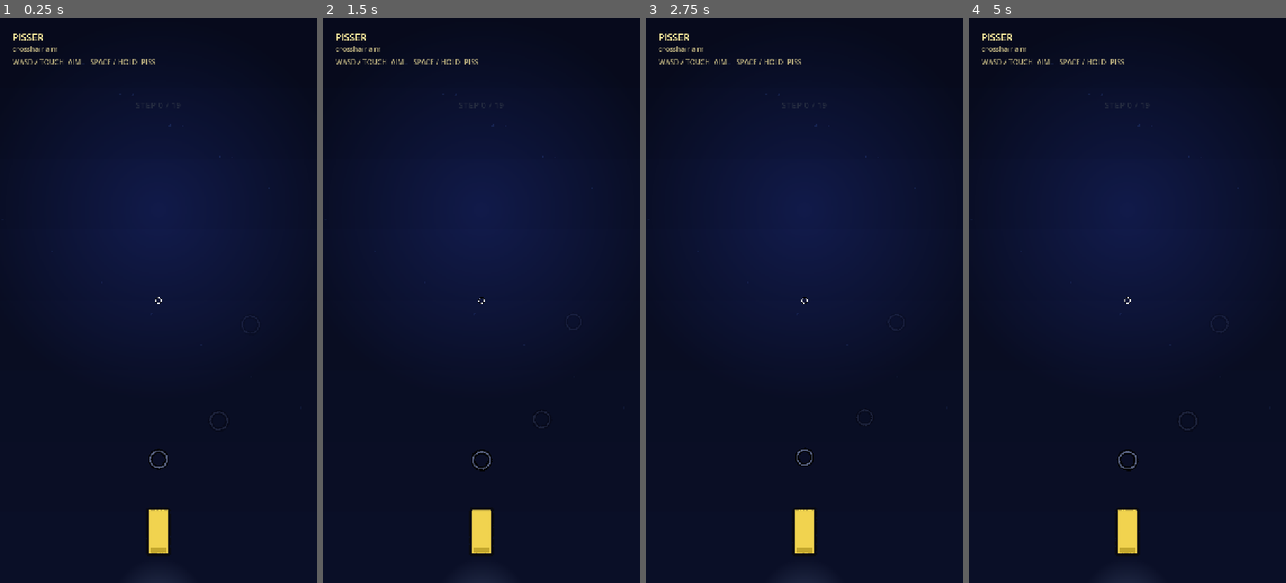
Above: before the commit, frames 1-4 (left to right).
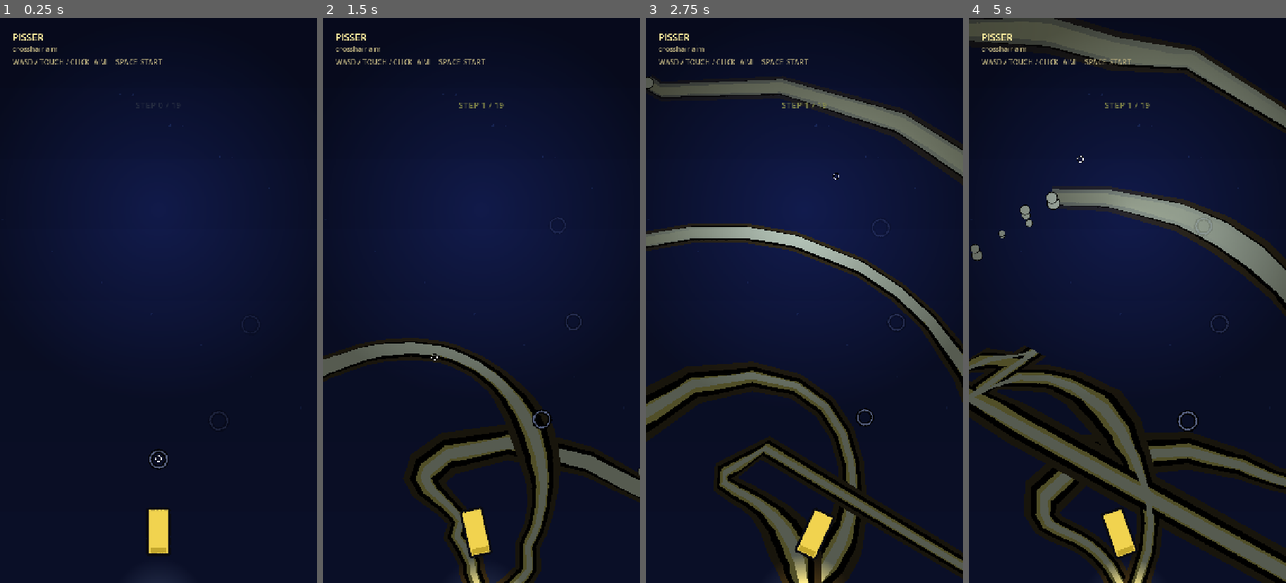
Above: after the commit, the same moments.

Repository: x3cca/girls-piss
Game: Godot game, scene res://scenes/smoke_test.tscn
Same seed, same stepped clock (60 frames per second), same inputs: the game is played once before the commit and once after it.
Inputs (mouse positions are in pixels of both pictures, inside the frame that each line leads up to):
- Up to frame 1 (0.25 s): no input
- Up to frame 2 (1.5 s): tap Enter at 0.5 s; move the mouse to (551, 272) at 0.52 s; hold Right 0.53-1.25 s; tap Space at 0.6, 0.77, 1.07 s; click (551, 272) at 0.67 s; drag from (418, 328) to (465, 413) at 1.27 s
- Up to frame 3 (2.75 s): move the mouse to (836, 176) at 2.02 s; hold Right from 2.03 s (still down); tap Tab at 2.1 s; click (836, 176) at 2.17 s; tap Space at 2.3 s
- Up to frame 4 (5 s): release Right at 2.75 s; drag from (1111, 413) to (1032, 215) at 2.77 s; move the mouse to (1222, 385) at 3.52 s; hold Left 3.53-4.25 s; tap Delete at 3.6 s; click (1222, 385) at 3.67 s; tap Space at 3.77, 3.8, 4.07 s; drag from (1032, 215) to (1079, 159) at 4.27 s

The runs differ from the first frame. In frame 1, 0.2% of the frame differs, in the area x 20-52%, y 7-79%; in frame 2, 11%; in frame 3, 19%; in frame 4, 27%, in the area x 0-100%, y 0-100%.

Commit message:
Make stream start persistent

Diff:
--- a/scripts/hud.gd
+++ b/scripts/hud.gd
@@ -122,7 +122,7 @@
 	draw_string(
 		font,
 		safe.position + Vector2(0, 78),
-		"WASD / TOUCH  AIM     SPACE / HOLD  PISS",
+		"WASD / TOUCH / CLICK  AIM     SPACE  START",
 		HORIZONTAL_ALIGNMENT_LEFT,
 		-1,
 		16,
--- a/scripts/input_controller.gd
+++ b/scripts/input_controller.gd
@@ -4,13 +4,14 @@
 
 ## Unified desktop/touch input for the portrait prototype.
 ## WASD moves one crosshair target, a single touch places that target directly,
-## and Space/holding a touch gates the stream. The stream owns the easing from
+## and Space/touch/left mouse starts the stream. The stream owns the easing from
 ## this target to the actual shot endpoint.
 
 signal aim_target_changed(position: Vector2)
 signal touch_target_changed(position: Vector2, active: bool)
 
 @export var target_move_speed := 620.0
+@export var force_pissing_after_start := true
 
 var target_position := Vector2.ZERO
 var input_mode := "desktop"
@@ -24,7 +25,9 @@
 var _move_up_pressed := false
 var _move_down_pressed := false
 var _space_pressed := false
+var _mouse_pressed := false
 var _pissing := false
+var _has_started_pissing := false
 
 
 func _ready() -> void:
@@ -42,7 +45,7 @@
 
 
 func process_frame(delta: float) -> void:
-	if _touch_index == -1:
+	if _touch_index == -1 and not _mouse_pressed:
 		var movement := Vector2(
 			float(_move_right_pressed) - float(_move_left_pressed),
 			float(_move_down_pressed) - float(_move_up_pressed),
@@ -77,6 +80,17 @@
 		var drag := event as InputEventScreenDrag
 		if drag.index == _touch_index:
 			_update_touch_target(drag.position)
+	elif event is InputEventMouseButton:
+		var mouse_button := event as InputEventMouseButton
+		if mouse_button.button_index != MOUSE_BUTTON_LEFT:
+			return
+		if mouse_button.pressed:
+			_claim_mouse(mouse_button.position)
+		else:
+			_release_mouse()
+	elif event is InputEventMouseMotion and _mouse_pressed:
+		var mouse_motion := event as InputEventMouseMotion
+		_update_mouse_target(mouse_motion.position)
 
 
 func _update_keyboard_state(event: InputEventKey) -> void:
@@ -110,13 +124,15 @@
 
 
 func is_pissing() -> bool:
-	return _pissing
+	return _has_started_pissing if force_pissing_after_start else _pissing
 
 
 func reset_input() -> void:
 	_touch_index = -1
 	_touch_position = Vector2.ZERO
+	_mouse_pressed = false
 	_space_pressed = false
+	_has_started_pissing = false
 	_pissing = false
 	_move_left_pressed = false
 	_move_right_pressed = false
@@ -129,10 +145,10 @@
 
 
 func _claim_touch(index: int, position: Vector2) -> void:
-	if _touch_index != -1:
+	if _touch_index != -1 or _mouse_pressed:
 		return
 	_touch_index = index
-	_pissing = true
+	_begin_pissing()
 	_update_touch_target(position)
 
 
@@ -153,8 +169,32 @@
 	set_target_position(position)
 
 
+func _claim_mouse(position: Vector2) -> void:
+	if _touch_index != -1 or _mouse_pressed:
+		return
+	_mouse_pressed = true
+	_begin_pissing()
+	_update_mouse_target(position)
+
+
+func _release_mouse() -> void:
+	_mouse_pressed = false
+	_update_pissing()
+
+
+func _update_mouse_target(position: Vector2) -> void:
+	set_target_position(position)
+
+
+func _begin_pissing() -> void:
+	_pissing = true
+	_has_started_pissing = true
+
+
 func _update_pissing() -> void:
 	_pissing = _space_pressed or _touch_index != -1
+	if _pissing:
+		_has_started_pissing = true
 
 
 func _default_target_position() -> Vector2:
--- a/scripts/main.gd
+++ b/scripts/main.gd
@@ -56,6 +56,7 @@
 			if collision_body:
 				collision_body.collision_layer = 0
 	stream.input_controller = input_controller
+	input_controller.set_target_position(shape_trace.get_checkpoint_position(0))
 	stream.wet_target_hit.connect(_on_wet_target_hit)
 	stream.drawing_point_updated.connect(_on_drawing_point_updated)
 	stream.pulse_triggered.connect(_on_stream_pulse)
@@ -240,6 +241,7 @@
 	stream.reset_stream()
 	stream.set_live_enabled(true)
 	input_controller.reset_input()
+	input_controller.set_target_position(shape_trace.get_checkpoint_position(0))
 	input_controller.set_process_input(true)
 	input_controller.set_process(true)
 	hud.hide_completion_card()
--- a/tests/unit/test_aim_controls.gd
+++ b/tests/unit/test_aim_controls.gd
@@ -41,7 +41,7 @@
 	controller.handle_input_event(up_up)
 
 
-func test_space_only_gates_pissing_and_does_not_change_target() -> void:
+func test_space_starts_pissing_and_release_does_not_stop_by_default() -> void:
 	var controller := InputController.new()
 	add_child_autofree(controller)
 	controller.set_process(false)
@@ -59,10 +59,10 @@
 	space_up.physical_keycode = KEY_SPACE
 	space_up.pressed = false
 	controller.handle_input_event(space_up)
-	assert_false(controller.is_pissing())
+	assert_true(controller.is_pissing())
 
 
-func test_one_touch_places_crosshair_directly_and_gates_stream() -> void:
+func test_one_touch_places_crosshair_directly_and_keeps_stream_active() -> void:
 	var controller := InputController.new()
 	add_child_autofree(controller)
 	controller.set_process(false)
@@ -95,7 +95,7 @@
 	touch_up.index = 1
 	touch_up.pressed = false
 	controller.handle_input_event(touch_up)
-	assert_false(controller.is_pissing())
+	assert_true(controller.is_pissing())
 	assert_eq(controller.get_target_position(), drag.position)
 
 
@@ -109,3 +109,49 @@
 	controller.set_target_position(Vector2(99999.0, 99999.0))
 	var viewport_size := controller.get_viewport().get_visible_rect().size
 	assert_eq(controller.get_target_position(), viewport_size)
+
+
+func test_left_mouse_starts_at_the_pick_and_stays_active_after_release() -> void:
+	var controller := InputController.new()
+	add_child_autofree(controller)
+	controller.set_process(false)
+
+	var mouse_down := InputEventMouseButton.new()
+	mouse_down.button_index = MOUSE_BUTTON_LEFT
+	mouse_down.position = Vector2(410.0, 260.0)
+	mouse_down.pressed = true
+	controller.handle_input_event(mouse_down)
+
+	assert_eq(controller.get_target_position(), mouse_down.position)
+	assert_true(controller.is_pissing())
+
+	var mouse_motion := InputEventMouseMotion.new()
+	mouse_motion.position = Vector2(520.0, 640.0)
+	controller.handle_input_event(mouse_motion)
+	assert_eq(controller.get_target_position(), mouse_motion.position)
+
+	var mouse_up := InputEventMouseButton.new()
+	mouse_up.button_index = MOUSE_BUTTON_LEFT
+	mouse_up.position = mouse_motion.position
+	mouse_up.pressed = false
+	controller.handle_input_event(mouse_up)
+	assert_true(controller.is_pissing())
+
+
+func test_disabling_force_pissing_restores_release_gating() -> void:
+	var controller := InputController.new()
+	add_child_autofree(controller)
+	controller.set_process(false)
+	controller.force_pissing_after_start = false
+
+	var space_down := InputEventKey.new()
+	space_down.physical_keycode = KEY_SPACE
+	space_down.pressed = true
+	controller.handle_input_event(space_down)
+	assert_true(controller.is_pissing())
+
+	var space_up := InputEventKey.new()
+	space_up.physical_keycode = KEY_SPACE
+	space_up.pressed = false
+	controller.handle_input_event(space_up)
+	assert_false(controller.is_pissing())
--- a/tests/unit/test_liquid_stream_scene.gd
+++ b/tests/unit/test_liquid_stream_scene.gd
@@ -14,11 +14,18 @@
 	assert_not_null(instance.get_node_or_null("InputController"))
 	assert_not_null(instance.get_node_or_null("LiquidStream"))
 	assert_not_null(instance.get_node_or_null("HUDLayer/HUD"))
+	var input_controller := instance.get_node_or_null("InputController") as InputController
 	var shape_trace := instance.get_node_or_null("ShapeTrace") as ShapeTrace
 	assert_not_null(shape_trace)
+	assert_not_null(input_controller)
 	if shape_trace:
 		assert_false(shape_trace.show_outline)
 		assert_eq(shape_trace.target_size, 144.0)
+	if shape_trace and input_controller:
+		assert_eq(
+			input_controller.get_target_position(),
+			shape_trace.get_checkpoint_position(0),
+		)
 	var hud := instance.get_node_or_null("HUDLayer/HUD")
 	var aim_reticle := hud.get_node_or_null("AimReticle") if hud else null
 	assert_true(aim_reticle is TouchReticle)
Not shown, changed: README.md
